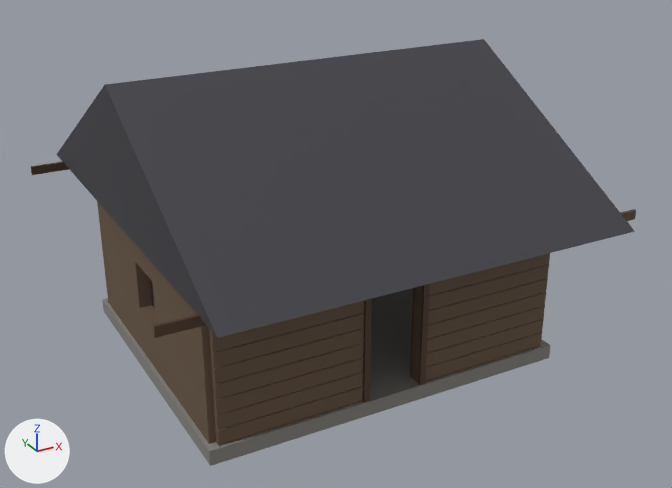
What one commit did to the FBX model Blender/Cikti/UE_Aktarim/SM_Kulube_5.fbx.
Before and after are seen from a 50 mm camera at (-8.09, -15.59, 9.79) aimed at (0.19, -0.54, 2.26). Arrows for +X, +Y and +Z are at lower left; the lights stay in place. The picture after the commit comes second.

The scene before the commit, as lines of its bpy script (objects in view):
```python
me_kulube_5 = bpy.data.meshes.new('Kulube_5')
me_kulube_5.from_pydata(...)  # 582 vertices, 443 faces; spans x -4.7..4.7, y -4.7..4.7, z 0.0..5.9
# faces by material slot: [264, 6, 5, 72, 24, 72]
me_kulube_5.materials.append(mat_m_hutwood)  # brown #695542
me_kulube_5.materials.append(mat_m_stone)  # grey #86847e
me_kulube_5.materials.append(mat_m_roof)  # dark grey #3f3f45
me_kulube_5.materials.append(mat_m_doorwood)  # brown #503827
me_kulube_5.materials.append(mat_m_lampglow)  # beige #ffdaaa, glowing beige #ffcb89
me_kulube_5.materials.append(mat_m_iron)  # black #212121
ob_kulube_5 = bpy.data.objects.new('Kulube_5', me_kulube_5)
ob_kulube_5.location = (0.0, 0.0, 0.0)
```
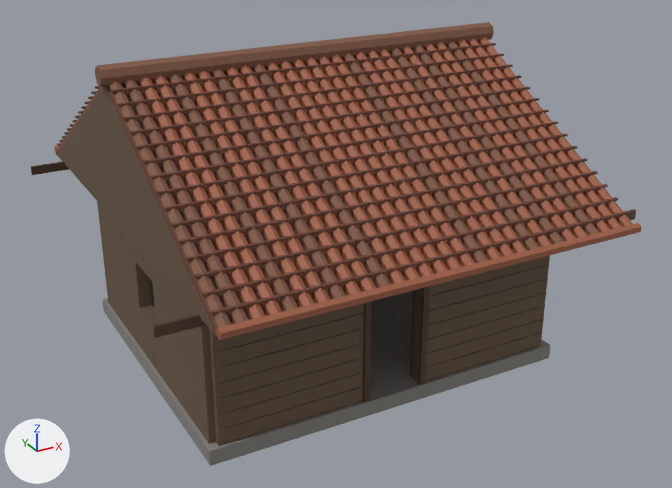
Pixel boxes (x1, y1, x2, y2) of what changed, in the pictures (672 x 488 px):
'Kulube_5', reshaped: before (31, 39, 636, 466); after (31, 22, 641, 466)
part 1 of me_kulube_5, added: after (210, 211, 629, 315)
part 2 of me_kulube_5, added: after (201, 197, 619, 297)
part 3 of me_kulube_5, added: after (193, 184, 608, 279)
part 4 of me_kulube_5, added: after (185, 171, 598, 261)
part 5 of me_kulube_5, added: after (178, 158, 587, 244)
part 6 of me_kulube_5, added: after (170, 146, 577, 227)
part 7 of me_kulube_5, added: after (163, 133, 568, 211)
part 8 of me_kulube_5, added: after (156, 121, 558, 195)
part 9 of me_kulube_5, added: after (149, 110, 549, 179)
part 10 of me_kulube_5, added: after (142, 98, 539, 164)
part 11 of me_kulube_5, added: after (136, 87, 530, 149)
part 12 of me_kulube_5, added: after (129, 75, 521, 135)
part 13 of me_kulube_5, added: after (123, 64, 513, 120)
part 14 of me_kulube_5, added: after (116, 54, 504, 106)
part 15 of me_kulube_5, added: after (110, 43, 496, 93)
part 16 of me_kulube_5, added: after (216, 223, 641, 340)
part 17 of me_kulube_5, added (brown): after (54, 22, 633, 328)
part 18 of me_kulube_5, recoloured (dark grey to brown): (56, 86, 217, 337) in both
part 19 of me_kulube_5, recoloured: before (105, 39, 635, 338); after (106, 68, 423, 338)

The edits, one by one:
Material 'M_RoofTileBase' (mat_m_rooftilebase) is new.
Its base color is (0.14, 0.05, 0.03) (brown #693f30).
Its roughness is 0.85.
Material 'M_RoofTile' (mat_m_rooftile) is new.
Its base color is (0.34, 0.11, 0.055) (brown #9e5d42).
Its roughness is 0.65.
Material 'M_RoofTileOld' (mat_m_rooftileold) is new.
Its base color is (0.22, 0.1, 0.06) (brown #815945).
Its roughness is 0.8.
me_kulube_5 is used by ob_kulube_5; location (0.0, 0.0, 0.0).
me_kulube_5 had 582 vertices, 443 faces and spanned x -4.7..4.7, y -4.7..4.7, z 0.0..5.9.
me_kulube_5 now has 1582 vertices, 1129 faces and spans x -4.7..4.7, y -4.83..4.83, z 0.0..6.24.
me_kulube_5 part 1: a new loose piece, a box spanning x -4.0..4.0, y -4.51..-4.44, z 3.57..3.605, in mat_m_rooftilebase (brown #693f30).
me_kulube_5 part 2: a new loose piece, a box spanning x -4.0..4.0, y -4.217..-4.147, z 3.733..3.768, in mat_m_rooftilebase (brown #693f30).
me_kulube_5 part 3: a new loose piece, a box spanning x -4.0..4.0, y -3.923..-3.853, z 3.895..3.93, in mat_m_rooftilebase (brown #693f30).
me_kulube_5 part 4: a new loose piece, a box spanning x -4.0..4.0, y -3.629..-3.559, z 4.058..4.093, in mat_m_rooftilebase (brown #693f30).
me_kulube_5 part 5: a new loose piece, a box spanning x -4.0..4.0, y -3.335..-3.265, z 4.22..4.255, in mat_m_rooftilebase (brown #693f30).
me_kulube_5 part 6: a new loose piece, a box spanning x -4.0..4.0, y -3.042..-2.972, z 4.383..4.418, in mat_m_rooftilebase (brown #693f30).
me_kulube_5 part 7: a new loose piece, a box spanning x -4.0..4.0, y -2.748..-2.678, z 4.545..4.58, in mat_m_rooftilebase (brown #693f30).
me_kulube_5 part 8: a new loose piece, a box spanning x -4.0..4.0, y -2.454..-2.384, z 4.708..4.743, in mat_m_rooftilebase (brown #693f30).
me_kulube_5 part 9: a new loose piece, a box spanning x -4.0..4.0, y -2.16..-2.09, z 4.87..4.905, in mat_m_rooftilebase (brown #693f30).
me_kulube_5 part 10: a new loose piece, a box spanning x -4.0..4.0, y -1.867..-1.797, z 5.033..5.068, in mat_m_rooftilebase (brown #693f30).
me_kulube_5 part 11: a new loose piece, a box spanning x -4.0..4.0, y -1.573..-1.503, z 5.195..5.23, in mat_m_rooftilebase (brown #693f30).
me_kulube_5 part 12: a new loose piece, a box spanning x -4.0..4.0, y -1.279..-1.209, z 5.358..5.393, in mat_m_rooftilebase (brown #693f30).
me_kulube_5 part 13: a new loose piece, a box spanning x -4.0..4.0, y -0.985..-0.915, z 5.52..5.555, in mat_m_rooftilebase (brown #693f30).
me_kulube_5 part 14: a new loose piece, a box spanning x -4.0..4.0, y -0.692..-0.622, z 5.683..5.718, in mat_m_rooftilebase (brown #693f30).
me_kulube_5 part 15: a new loose piece, a box spanning x -4.0..4.0, y -0.398..-0.328, z 5.845..5.88, in mat_m_rooftilebase (brown #693f30).
me_kulube_5 part 16: a new loose piece, a 6-sided cylinder along x spanning x -4.0..4.0, y -4.83..-4.66, z 3.29..3.49, in mat_m_rooftile (brown #9e5d42).
me_kulube_5 part 17: 860 vertices added at x -4.1..4.1, y -4.78..4.83, z 3.25..6.24.
me_kulube_5 part 18: 2 faces spanning x -4.0..4.0, y -4.7..4.7, z 3.3..5.9 switch from mat_m_roof (dark grey #3f3f45) to mat_m_hutwood (brown #695542).
me_kulube_5 part 19: 3 faces spanning x -4.0..4.0, y -4.7..4.7, z 3.3..5.9 switch from mat_m_roof (dark grey #3f3f45) to mat_m_rooftilebase (brown #693f30).
Other edits to the shape of me_kulube_5 do not show in these pictures.
me_kulube_5 gains material mat_m_rooftile (brown #9e5d42).
me_kulube_5 gains material mat_m_rooftileold (brown #815945).
